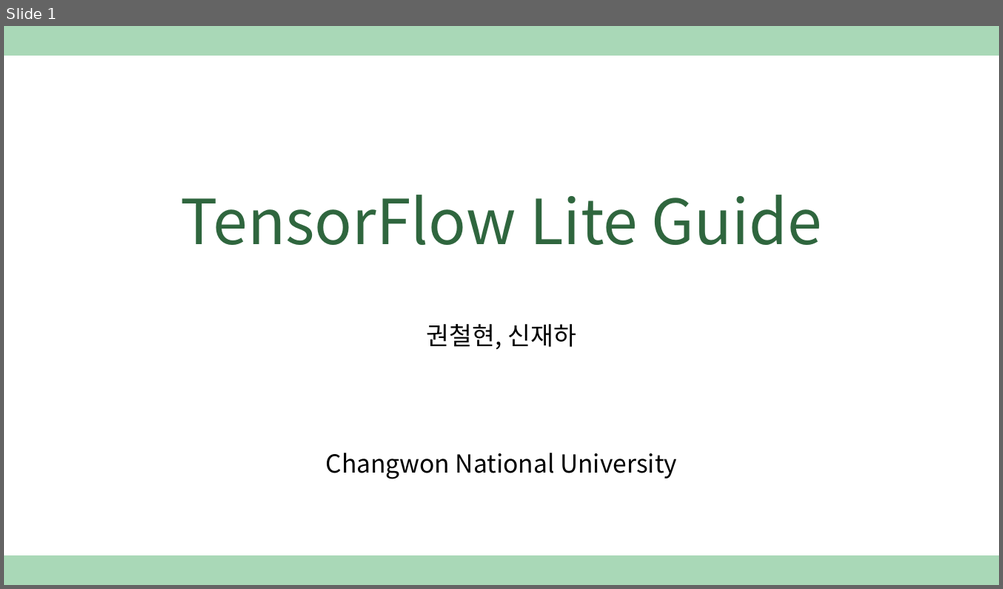
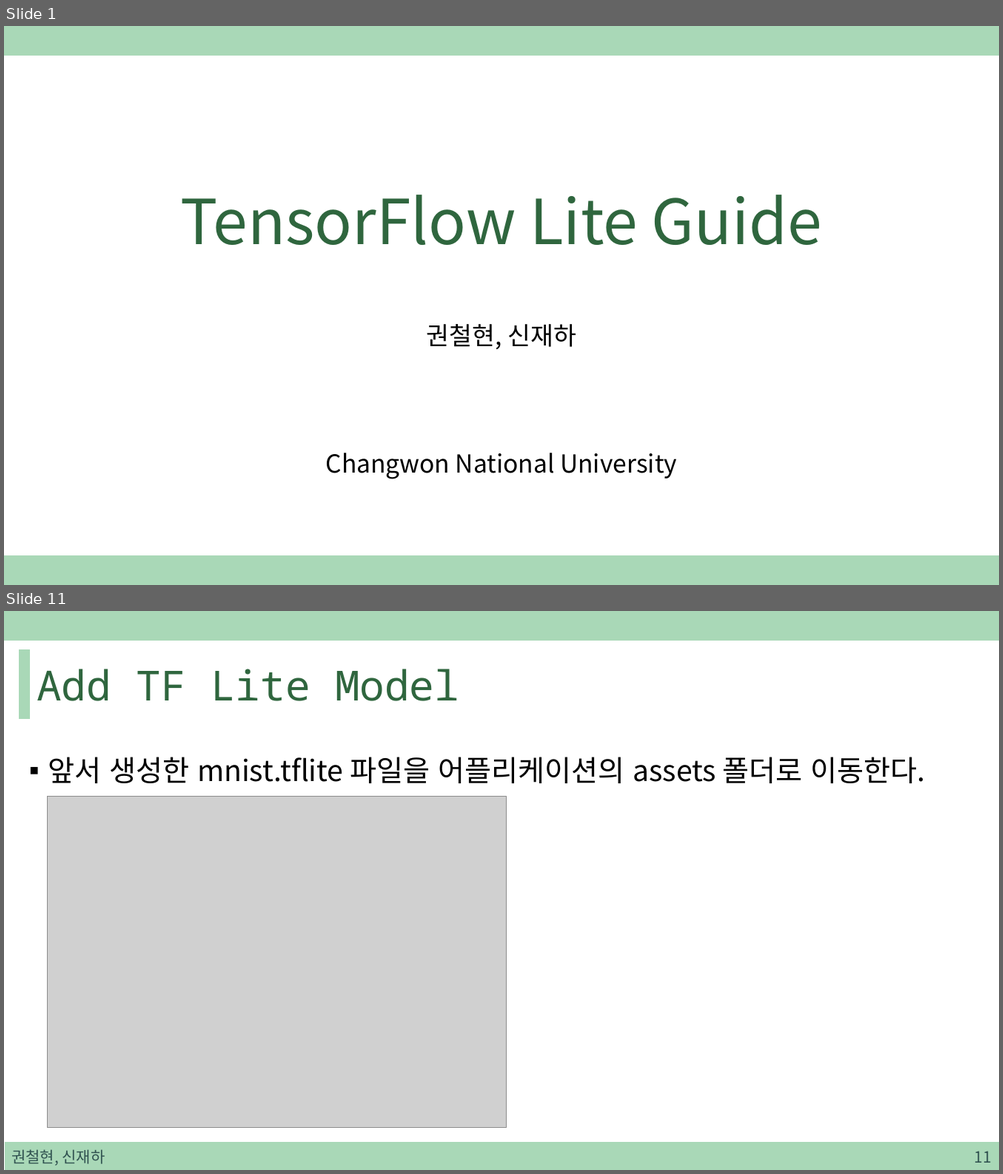
Before and after one commit to sjh4287/capston, a slide deck: 2022.01.07/TensorFlow Lite Guide.pptx. Shown one above the other, each under a label of ours: slide 1 before the commit, slides 1 and 11 after it; the slides between them are not shown. The pictures are 1003x589 and 1003x1174 pixels, drawn with LibreOffice and Linux fonts; fonts in the diff are those of the drawing; grey boxes stand for pictures. Boxes give left, top, right and bottom in pixels: in the first picture for what was removed or moved away, otherwise in the second. Text is boxed around its words. In the diff, an @@ line names an element or a change of style, - is before the commit and + after.

```diff
--- a/2022.01.07/TensorFlow Lite Guide.pptx
+++ b/2022.01.07/TensorFlow Lite Guide.pptx
@@ slide 11 added at (4, 611, 999, 1170), background #FFFFFF; not listed: 1 template element that a slide beside it also shows @@
@@ rectangle added at (20, 649, 29, 718), fill #A9D8B7, outline #A9D8B7 1 pt @@
@@ title added at (37, 669, 459, 701), 40 pt, text #2F663E @@
+Add TF Lite Model
@@ text added at (48, 757, 925, 783), 28 pt, text #000000 @@
+▪ 앞서 생성한 mnist.tflite 파일을 어플리케이션의 assets 폴더로 이동한다.
@@ picture added at (47, 797, 507, 1128) @@
@@ rectangle added at (5, 1143, 999, 1170), fill #A9D8B7, outline #A9D8B7 1 pt @@
@@ text added at (11, 1150, 105, 1166), 15 pt, text #305250 @@
+권철현, 신재하
@@ page number added at (974, 1151, 991, 1163), 15 pt, text #305250 @@
+11
```
Also in this commit, not shown: 21 other slides added.
